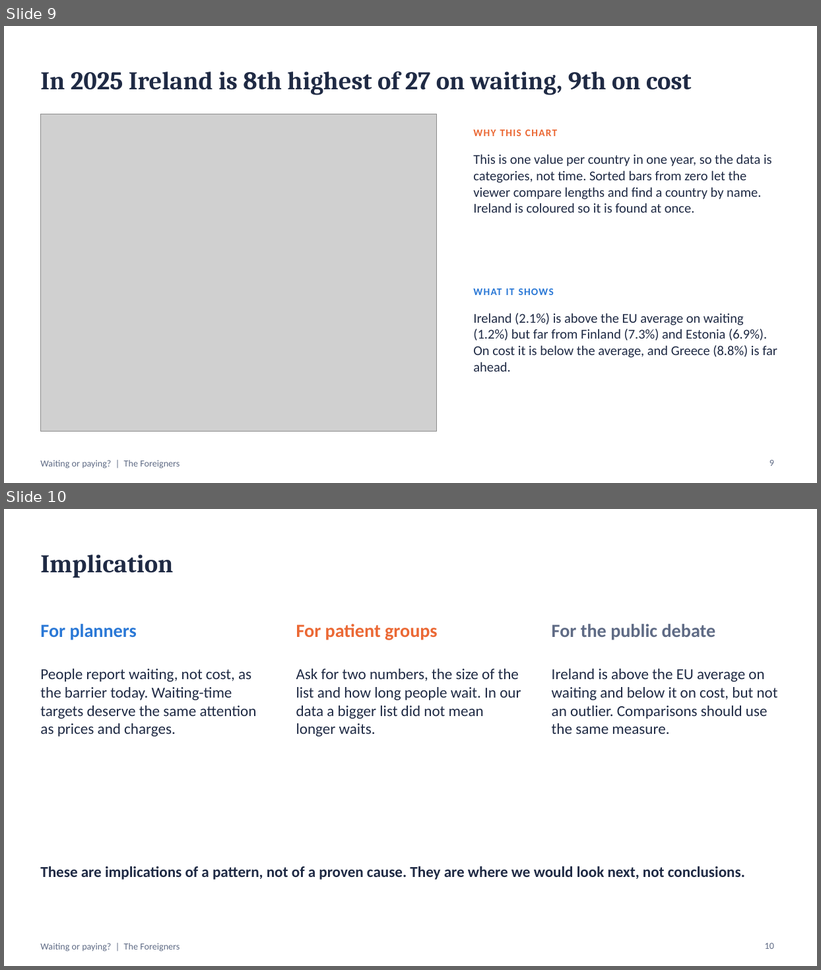
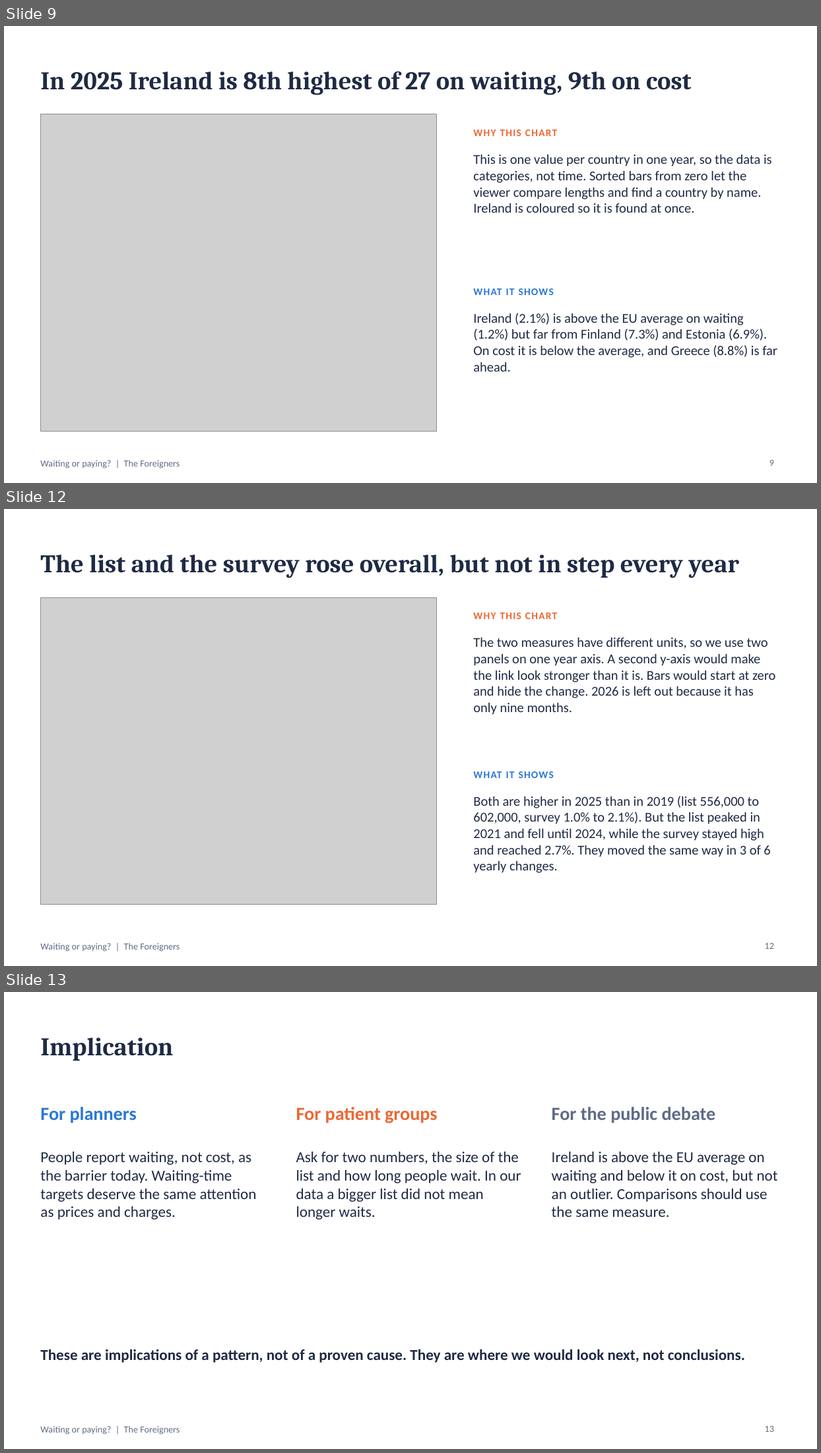
Before and after one commit to Jupiterium/ie-healthcare-access-dataviz, a slide deck: ad hoc submissions/Group Presentation - Waiting or Paying (The Foreigners).pptx. Shown one above the other, each under a label of ours: slides 9 and 10 before the commit, slides 9, 12 and 13 after it; the slides between them are not shown. The pictures are 821x970 and 821x1453 pixels, drawn with LibreOffice and Linux fonts; fonts in the diff are those of the drawing; grey boxes stand for pictures. Boxes give left, top, right and bottom in pixels: in the first picture for what was removed or moved away, otherwise in the second. Text is boxed around its words. In the diff, an @@ line names an element or a change of style, - is before the commit and + after.

Commit message:
Align charts 3a and 3b with the other charts
Waiting list over time and how long people wait
edit presentation powerpoint

```diff
--- a/ad hoc submissions/Group Presentation - Waiting or Paying (The Foreigners).pptx
+++ b/ad hoc submissions/Group Presentation - Waiting or Paying (The Foreigners).pptx
@@ slide 12 added at (x1=4, y1=509, x2=817, y2=966), background #FFFFFF; not listed: 1 template element that a slide beside it also shows @@
@@ title added at (x1=40, y1=555, x2=739, y2=578), 30 pt, text #1F2A44, bold @@
+The list and the survey rose overall, but not in step every year
@@ picture added at (x1=40, y1=597, x2=437, y2=905) @@
@@ text added at (x1=473, y1=613, x2=557, y2=619), 12 pt, text #EB6834, bold @@
+WHY THIS CHART
@@ text added at (x1=473, y1=637, x2=776, y2=715), 16 pt, text #1F2A44 @@
+The two measures have different units, so we use two panels on one year axis. A second y-axis would make the link look stronger than it is. Bars would start at zero and hide the change. 2026 is left out because it has only nine months.
@@ text added at (x1=473, y1=772, x2=554, y2=778), 12 pt, text #2A78D6, bold @@
+WHAT IT SHOWS
@@ text added at (x1=473, y1=796, x2=770, y2=873), 16 pt, text #1F2A44 @@
+Both are higher in 2025 than in 2019 (list 556,000 to 602,000, survey 1.0% to 2.1%). But the list peaked in 2021 and fell until 2024, while the survey stayed high and reached 2.7%. They moved the same way in 3 of 6 yearly changes.
@@ page number added at (x1=765, y1=943, x2=774, y2=949), 11 pt, text #5F6B85 @@
+12
@@ what was slide 10 is now slide 13 @@
@@ page number at (x1=765, y1=1426, x2=774, y2=1432): text changed @@
-10
+13
```
Also in this commit, not shown: 2 other slides added, 6 other files.
